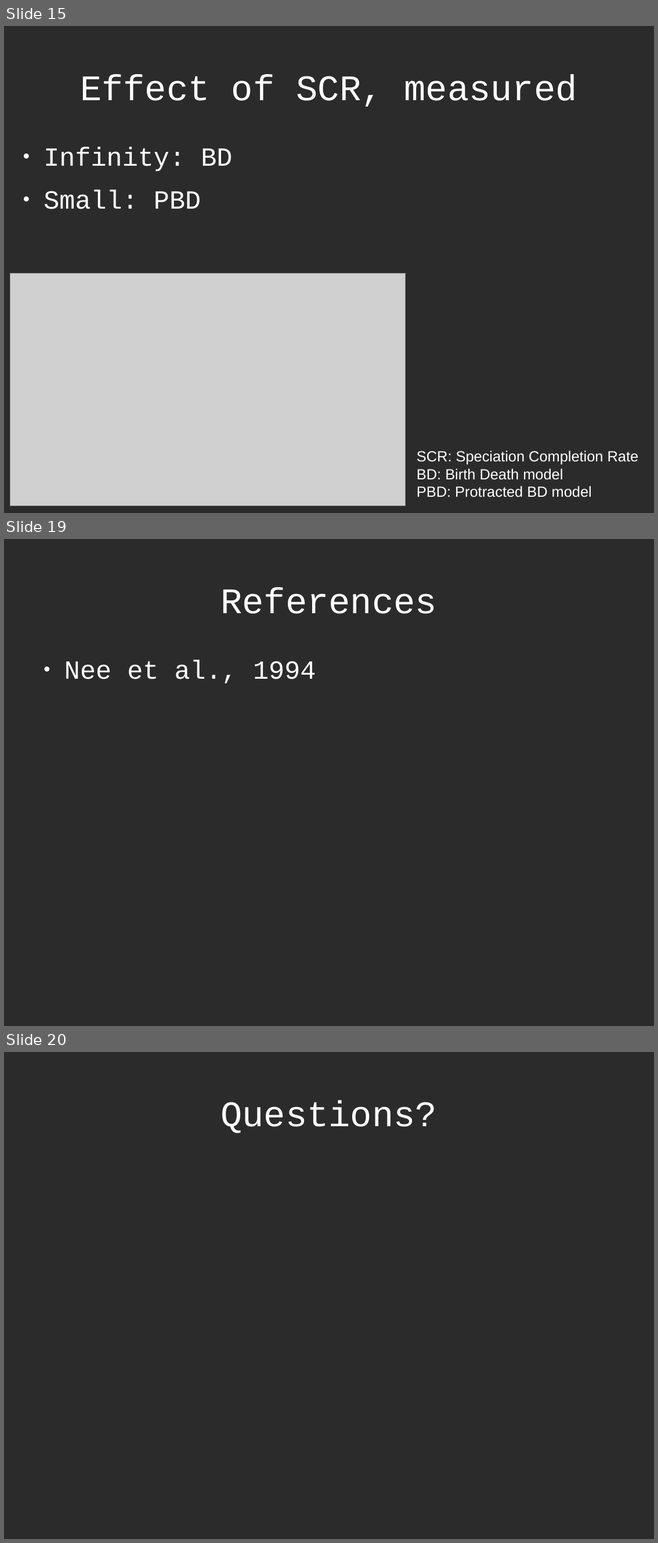
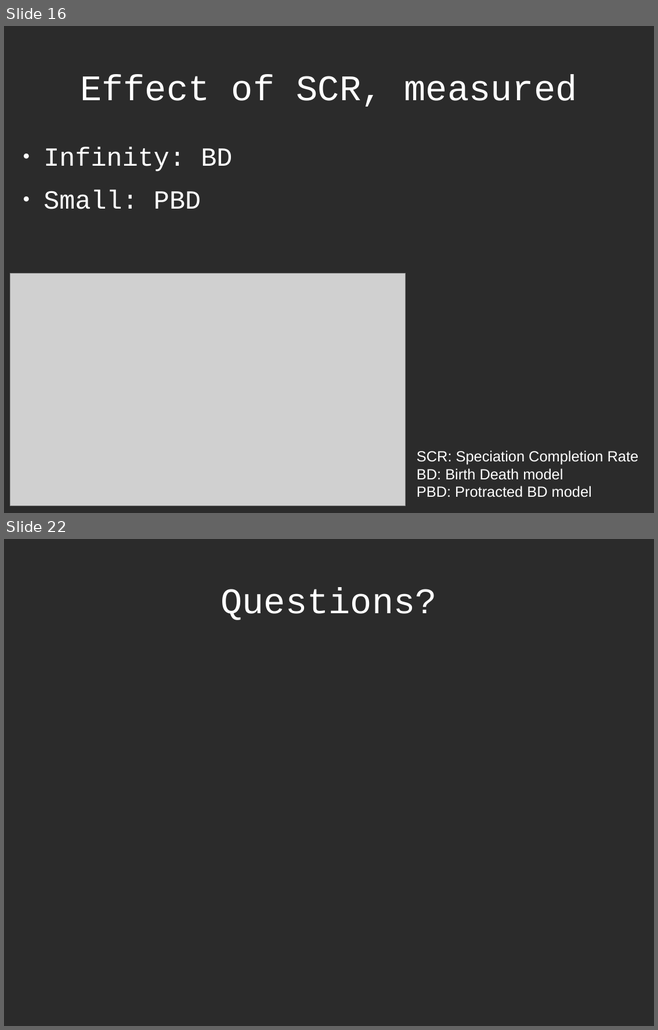
Before and after one commit to richelbilderbeek/Science, a slide deck: Bilderbeek20170213TresMeeting/20170213TresMeeting.odp. Shown one above the other, each under a label of ours: slides 15, 19 and 20 before the commit, slides 16 and 22 after it; the slides between them are not shown. The pictures are 658x1543 and 658x1030 pixels, drawn with LibreOffice and Linux fonts; fonts in the diff are those of the drawing; grey boxes stand for pictures; background and template pictures are left out; a plain dark background stands for a picture behind light text. Boxes give left, top, right and bottom in pixels: in the first picture for what was removed or moved away, otherwise in the second. Text is boxed around its words. In the diff, an @@ line names an element or a change of style, - is before the commit and + after.

```diff
--- a/Bilderbeek20170213TresMeeting/20170213TresMeeting.odp
+++ b/Bilderbeek20170213TresMeeting/20170213TresMeeting.odp
@@ slide 19 removed at (4,539,654,1026), background picture (left out) @@
@@ title removed at (220,588,436,614) @@
-References
@@ text removed at (64,660,315,683) @@
-● Nee et al., 1994
@@ what was slide 15 is now slide 16 @@
@@ what was slide 20 is now slide 22 @@
```
Also in this commit, not shown: 4 slides changed, 5 slides added, 1 other slide removed, 5 other files.
